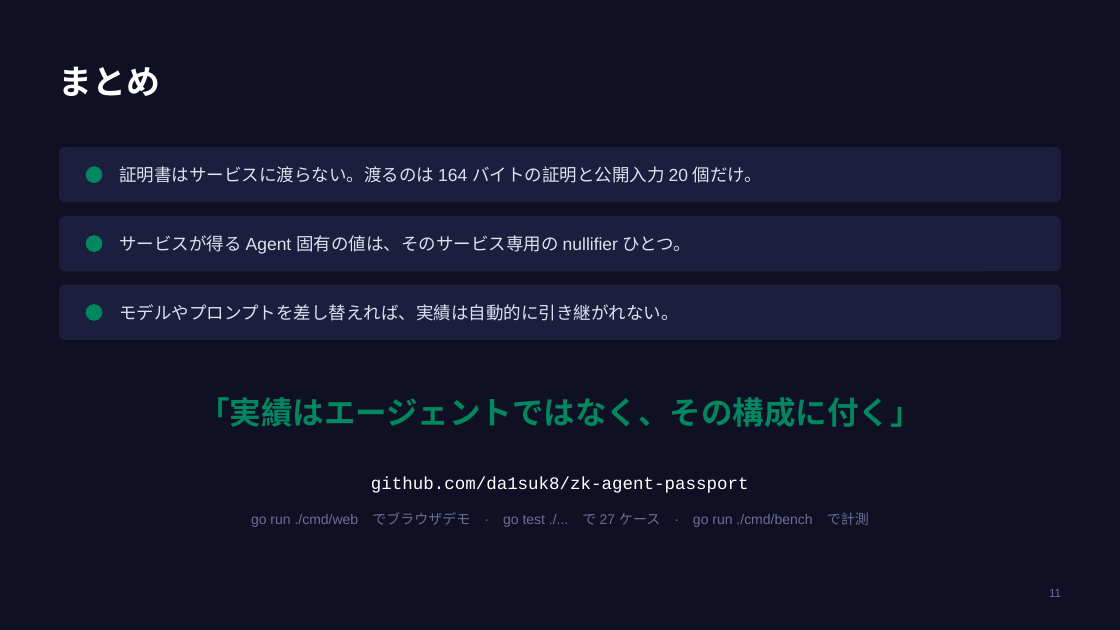
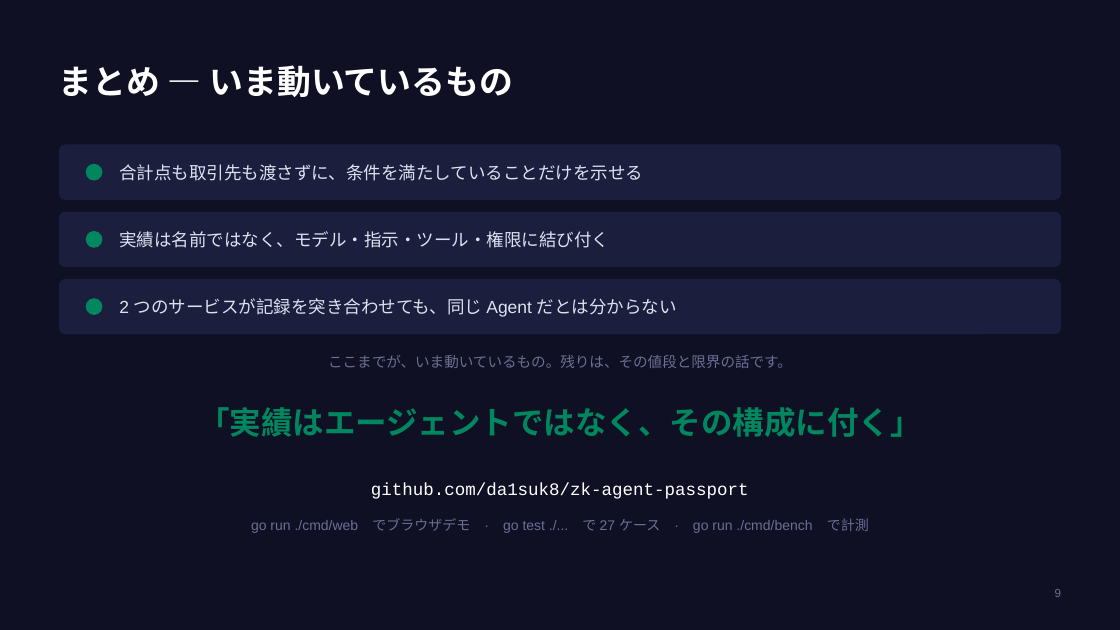
Before and after one commit to da1suk8/zk-agent-passport, a slide deck: slide 10 of docs/slides/zk-agent-passport.pptx (slide 12 before the commit). Drawn at 1120x630 pixels with LibreOffice and Linux fonts; fonts in the diff are those of the drawing. Boxes give left, top, right and bottom in pixels: in the first picture for what was removed or moved away, otherwise in the second. Text is boxed around its words. In the diff, an @@ line names an element or a change of style, - is before the commit and + after.

Commit message:
docs(slides): move the summary next to the demo and close on the limits
- three backup slides answer the misreadings that kept coming up: that a
ratings table accumulates somewhere, that the service looks the agent up, and
that there is anything to look up at all

```diff
--- a/docs/slides/zk-agent-passport.pptx
+++ b/docs/slides/zk-agent-passport.pptx
@@ text at bbox=[59, 65, 514, 97]: text changed @@
-まとめ
+まとめ — いま動いているもの
@@ text at bbox=[119, 164, 643, 181]: text changed @@
-証明書はサービスに渡らない。渡るのは 164 バイトの証明と公開入力 20 個だけ。
+合計点も取引先も渡さずに、条件を満たしていることだけを示せる
@@ text removed at bbox=[119, 235, 691, 254] @@
-サービスが得る Agent 固有の値は、そのサービス専用の nullifier ひとつ。
@@ text added at bbox=[119, 231, 609, 248], 15 pt, text #DFE1F1 @@
+実績は名前ではなく、モデル・指示・ツール・権限に結び付く
@@ 2 rounded rectangles, 2 ellipses: place and size @@
-2 rounded rectangles, 2 ellipses at bbox=[59, 216, 1061, 340]
+2 rounded rectangles, 2 ellipses at bbox=[59, 212, 1061, 334]
@@ text added at bbox=[119, 298, 677, 317], 15 pt, text #DFE1F1 @@
+2 つのサービスが記録を突き合わせても、同じ Agent だとは分からない
@@ text removed at bbox=[119, 304, 678, 321] @@
-モデルやプロンプトを差し替えれば、実績は自動的に引き継がれない。
@@ text added at bbox=[328, 355, 792, 368], 12.5 pt, text #6A6F93 @@
+ここまでが、いま動いているもの。残りは、その値段と限界の話です。
@@ text "「実績はエージェントではなく、その構成に付く」": place and size @@
-text "「実績はエージェントではなく、その構成に付く」" at bbox=[198, 397, 922, 427]
+text "「実績はエージェントではなく、その構成に付く」" at bbox=[198, 407, 922, 437]
@@ text "github.com/da1suk8/zk-agent-passport": place and size @@
-text "github.com/da1suk8/zk-agent-passport" at bbox=[371, 477, 749, 493]
+text "github.com/da1suk8/zk-agent-passport" at bbox=[371, 483, 749, 499]
@@ text "go run ./cmd/web でブラウザデモ · ...": place and size @@
-text "go run ./cmd/web でブラウザデモ · ..." at bbox=[251, 512, 869, 527]
+text "go run ./cmd/web でブラウザデモ · ..." at bbox=[251, 518, 869, 533]
@@ text at bbox=[1055, 589, 1061, 597]: text changed @@
-11
+9
```
Also in this commit, not shown: 9 other slides changed, 3 slides added, 1 other file.
